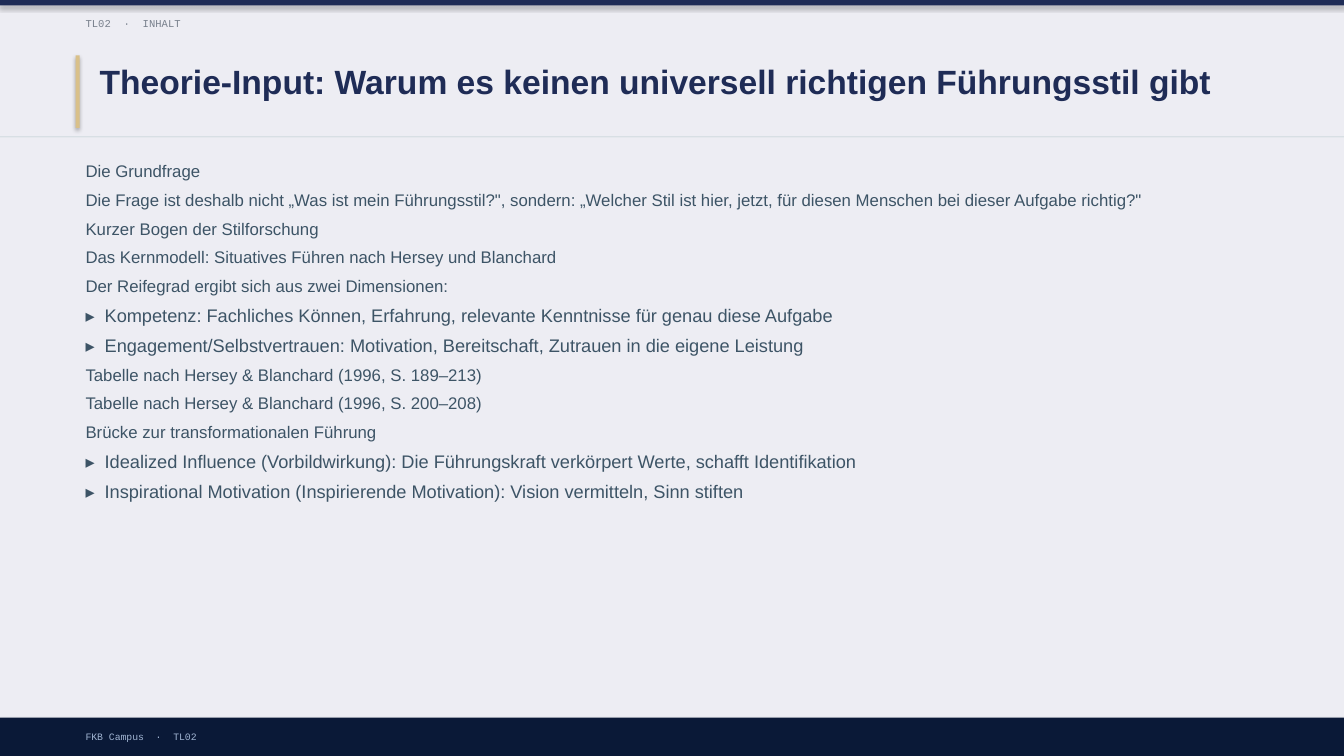
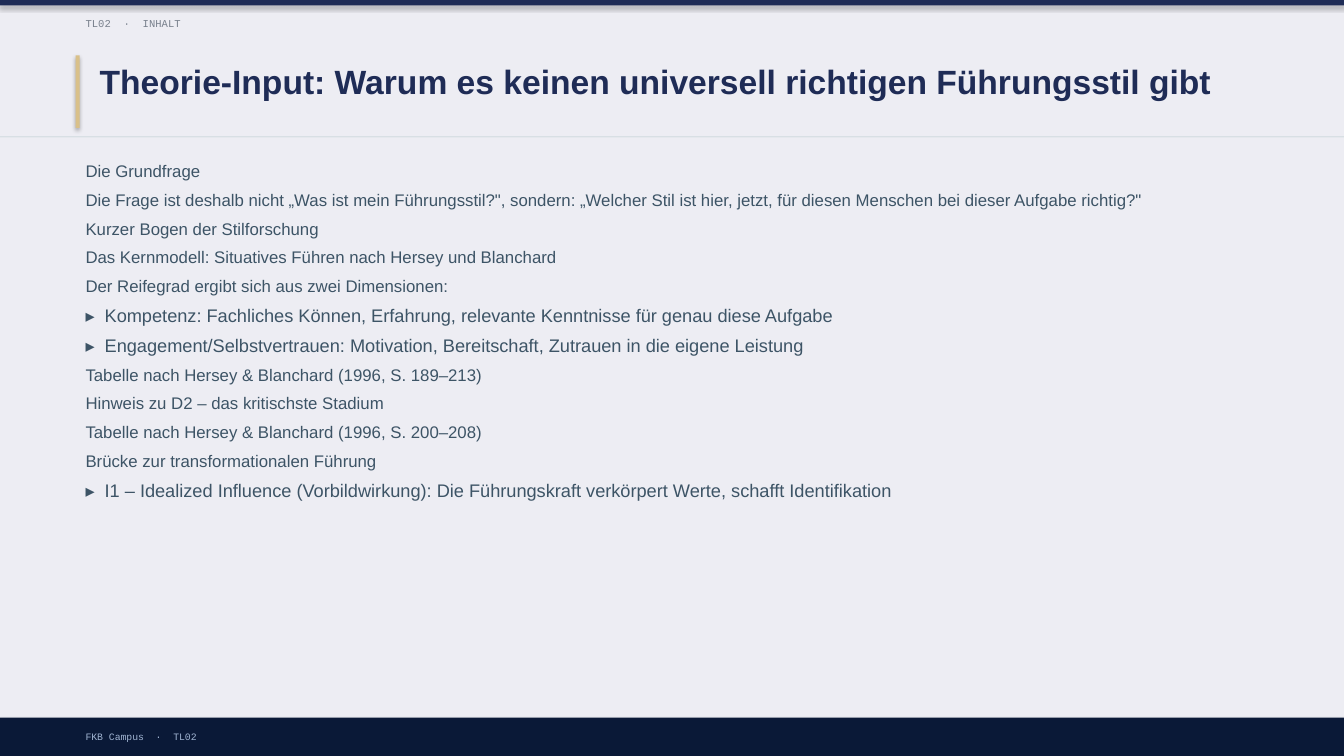
Before and after one commit to ck5rqc47pr-byte/firmenkundenakademie-online, a slide deck: slide 4 of protected-downloads/praesentation/TL02.pptx. Drawn at 1344x756 pixels with LibreOffice and Linux fonts; fonts in the diff are those of the drawing. Boxes give left, top, right and bottom in pixels: in the first picture for what was removed or moved away, otherwise in the second. Text is boxed around its words. In the diff, an @@ line names an element or a change of style, - is before the commit and + after.

```diff
--- a/protected-downloads/praesentation/TL02.pptx
+++ b/protected-downloads/praesentation/TL02.pptx
@@ text at [86,397,384,409]: paragraph added @@
+Hinweis zu D2 – das kritischste Stadium
@@ text at [105,484,891,501]: text changed @@
-▸ Idealized Influence (Vorbildwirkung): Die Führungskraft verkörpert Werte, schafft Identifikation
-▸ Inspirational Motivation (Inspirierende Motivation): Vision vermitteln, Sinn stiften
+▸ I1 – Idealized Influence (Vorbildwirkung): Die Führungskraft verkörpert Werte, schafft Identifikation
```
Also in this commit, not shown: 3 other slides changed, 1 slide added, 8 other files.
